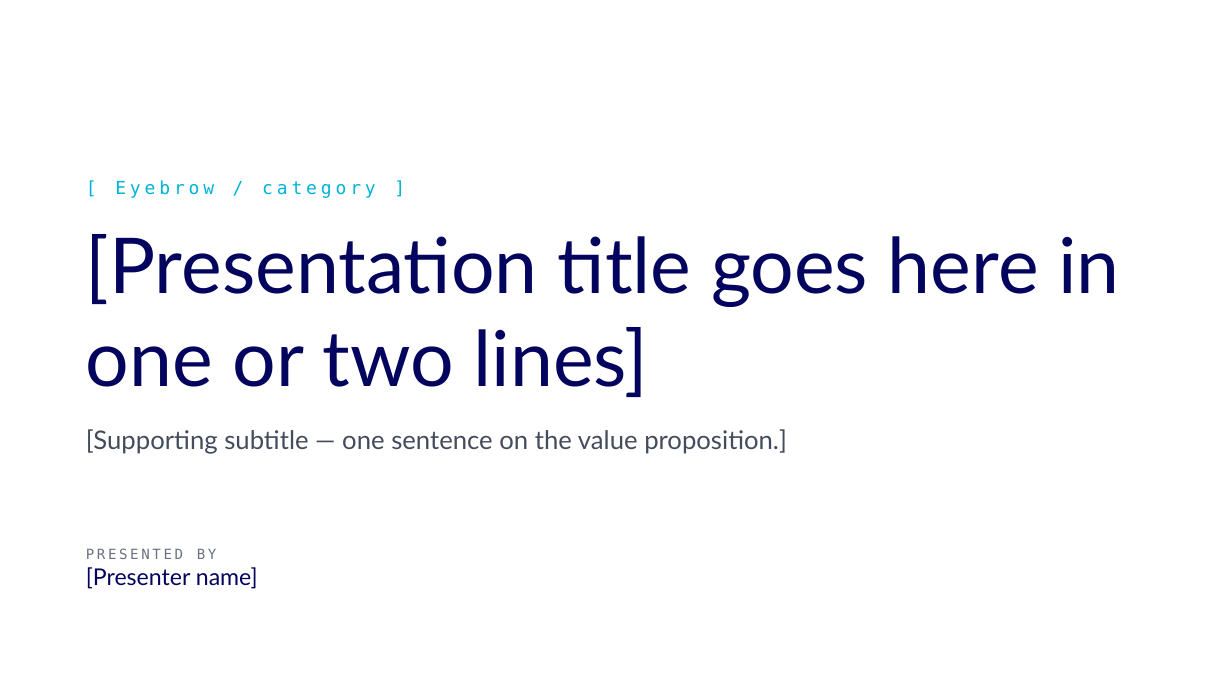
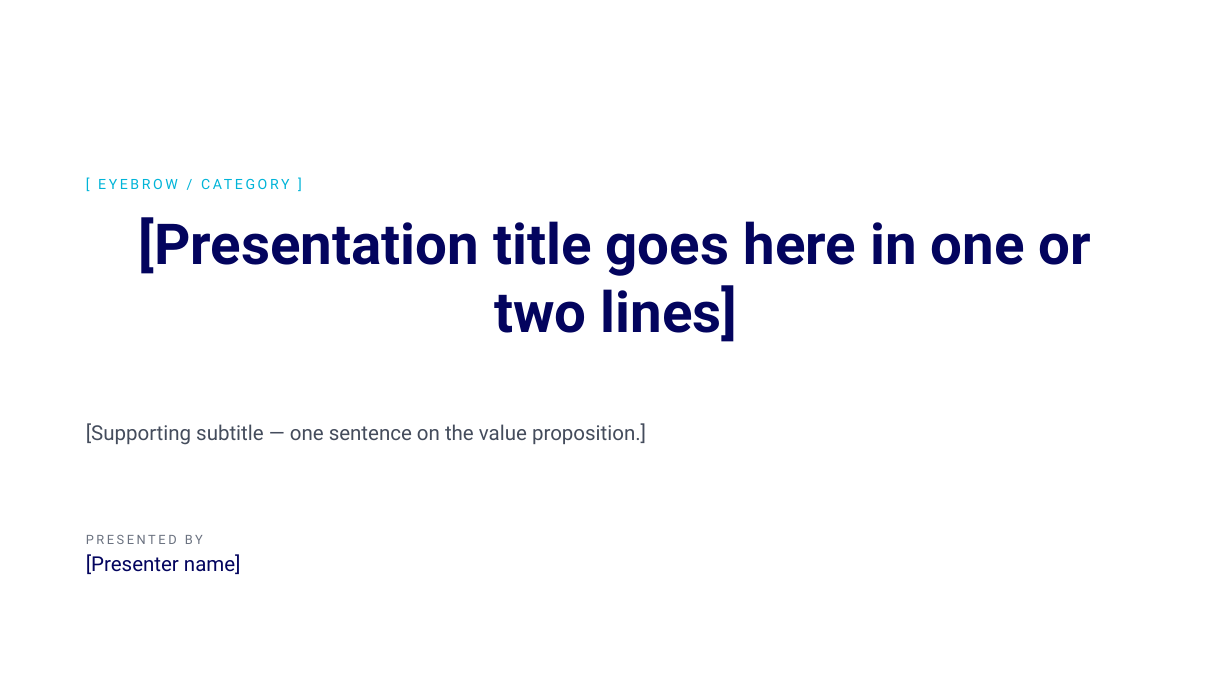
Before and after one commit to accelerate-data/ad-design-system, a slide deck: slide 1 of pitch/Vibedata-Pitch-Template.pptx. Drawn at 1232x693 pixels with LibreOffice and Linux fonts; fonts in the diff are those of the drawing; background and template pictures are left out. Boxes give left, top, right and bottom in pixels: in the first picture for what was removed or moved away, otherwise in the second. Text is boxed around its words. In the diff, an @@ line names an element or a change of style, - is before the commit and + after.

```diff
--- a/pitch/Vibedata-Pitch-Template.pptx
+++ b/pitch/Vibedata-Pitch-Template.pptx
@@ title "[Presentation title goes here in ...": place and size @@
-title "[Presentation title goes here in ..." at (86,234,1119,397)
+title "[Presentation title goes here in ..." at (139,217,1092,342)
@@ title "[Presentation title goes here in ..." at (139,217,1092,342): size 60 to 44 pt, font Lato to Roboto, bold on; alignment left to centre @@
@@ text at (115,180,376,198): text changed; size 14 to 11 pt; font DejaVu Sans Mono to Roboto @@
-[ Eyebrow / category ]
+[ EYEBROW / CATEGORY ]
@@ text "[Supporting subtitle — one sentence ..." at (86,423,646,445): size 20 to 16 pt, font Lato to Roboto; indent changed; more space between paragraphs @@
@@ text "PRESENTED BY": place and size @@
-text "PRESENTED BY" at (86,548,258,589)
+text "PRESENTED BY" at (86,535,241,574)
@@ text "PRESENTED BY" at (86,535,241,574): size 11 to 10 pt, font DejaVu Sans Mono to Roboto in "PRESENTED BY"; size 18 to 16 pt, font Lato to Roboto in "[Presenter name]"; indent changed; more space between paragraphs @@
```
Also in this commit, not shown: 15 other slides changed, 1 slide added.
